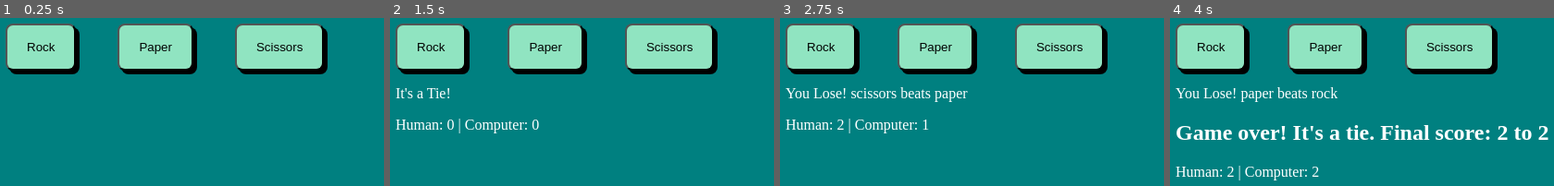
Above: before the commit, frames 1-4 (left to right).
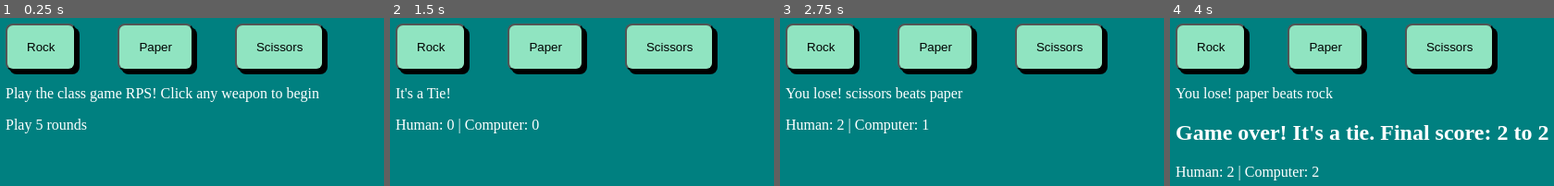
Above: after the commit, the same moments.

Repository: anjali25-bit/rps-game
Game: browser game, page index.html
Same seed, same stepped clock (60 frames per second), same inputs: the game is played once before the commit and once after it.
Inputs:
- Up to frame 1 (0.25 s): no input
- Up to frame 2 (1.5 s): click "Rock" at 1.27 s
- Up to frame 3 (2.75 s): click "Paper" at 1.87 s; click "Scissors" at 2.02 s; click "Paper" at 2.47 s
- Up to frame 4 (4 s): click "Rock" at 3.07 s; click "Scissors" at 3.67 s

The runs differ from the first frame. In frame 1, 2.7% of the frame differs, in the area x 1-84%, y 41-69%; in frame 2, nothing differs; in frame 3, 1.4%; in frame 4, 1.3%.

Commit message:
Add starting text with DOM methods

Diff:
--- a/index.html
+++ b/index.html
@@ -18,8 +18,8 @@
             <div class = "text3">Scissors</div>
         </button>
     </div>
-    <div class="result">
-    </div>
+    <div class="starttext"></div>
+    <div class="result"></div>
     <div class = "scoredisplay"> </div>
 <script src="rps-game.js"></script>
 </body>
--- a/rps-game.js
+++ b/rps-game.js
@@ -3,22 +3,34 @@
 //global array for RPS choices
 const choice = ["rock","paper","scissors"]
 
-//function to play the game
-//increase the points by 1 for the winner
-// make a final statement for the winner of the game
+//Inital scores of players
 let humanScore = 0;
 let computerScore = 0;
 let roundCount = 0;
 
-//Add DOM elements
+//Section with DOM elements and methods
 const btnRock = document.querySelector(".rock");
 
 const btnPaper = document.querySelector(".paper");
 
 const btnScissors = document.querySelector(".scissors");
 
-const roundResult = document.querySelector(".result")
 const scoreDisplay = document.querySelector(".scoredisplay");
+
+const roundResult = document.querySelector(".result");
+
+const gameStart = document.querySelector(".starttext");
+
+//Specific DOM method to create starting text
+const startText = document.createElement("p");
+startText.style.color = "white";
+startText.textContent = "Play the class game RPS! Click any weapon to begin";
+gameStart.appendChild(startText);
+
+const startText2 = document.createElement("p");
+startText2.style.color = "white";
+startText2.textContent = "Play 5 rounds";
+gameStart.appendChild(startText2);
 
 
 btnRock.addEventListener("click", () => {
@@ -35,52 +47,57 @@
 playRound('scissors', getComputerChoice());
 });
 
-//Function to run each round
-//Create "p" elements and append to roundResult
+//Create paragraph elements for text and append to roundResult
 const p = document.createElement("p");
 p.style.color = "white";
+
 const endScore = document.createElement("div");
 endScore.classList.add("endScore");
 
+//Function to run each round
+//endScore displays scoreboard to user
 function playRound(humanSelection, computerSelection){
+    if (roundCount === 0) {
+        startText.remove();
+        startText2.remove();
+    }
     if (roundCount >= 5) {
         return;
     }
     roundCount++;
     const result = roundWinner(humanSelection, computerSelection);
 
-    if(result === "It's a tie!"){
+    if(result === "Tie!"){
         p.textContent = "It's a Tie!";
     }
-    else if(result === "You win!") {
-        p.textContent = `You Win! ${humanSelection} beats ${computerSelection}`;
+    else if(result === "Win!") {
+        p.textContent = `You win! ${humanSelection} beats ${computerSelection}`;
     }
     else {
-        p.textContent = `You Lose! ${computerSelection} beats ${humanSelection}`;
+        p.textContent = `You lose! ${computerSelection} beats ${humanSelection}`;
     }
         roundResult.appendChild(p);
 
     if (roundCount === 5) {
         gameWinner ();
 }
-
     endScore.textContent = `Human: ${humanScore} | Computer: ${computerScore}`;
     endScore.style.color = "white";
     scoreDisplay.appendChild(endScore);
 }
-//Create a function to determine game winner
-//Change console.logs to DOM methods
+//Function to determine game winner
+//Uses DOM methods to display game winner
 function gameWinner() {
     const h2 = document.createElement("h2");
 
     if (humanScore >= 5) {
         h2.classList.add("human-won");
-        h2.textContent = (`Game over, you win! Final score: ${humanScore} to ${computerScore}`);
+        h2.textContent = (`Game over, you win! Final score: ${humanScore} - ${computerScore}`);
         h2.style.color = "white";
 
     } else if (computerScore >= 5) {
         h2.classList.add("computer-won");
-        h2.textContent = (`Game over, you lose! Final score: ${computerScore} to ${humanScore}`);
+        h2.textContent = (`Game over, you lose! Final score: ${computerScore} - ${humanScore}`);
         h2.style.color = "white";
 
     } else if (humanScore > computerScore) {
@@ -103,21 +120,21 @@
 
 }
 
-//write the logic to get randomly genreated input from computer
+//Logic to get randomly generated input from computer
 function getComputerChoice() {
     return choice[Math.floor(Math.random() * 3)];
 }
 
-//write the function to determine round winner
+//Function that determines round winner
 //validate the choices from human and computer inputs
-//make a return statement to the user
+//make a return statement to use in the playRound function
 function roundWinner(humanChoice, computerChoice) {
 if (humanScore === 5) {
-    return 'You win!'
+    return 'Win!'
 } else if (computerScore === 5) {
-    return 'You lose'
+    return 'Lose'
 } else if (humanChoice === computerChoice) {
-    return "It's a tie!";
+    return "Tie!";
 }
 
 else if (
@@ -126,9 +143,9 @@
 (humanChoice === "paper" && computerChoice === "rock")
 ) {
     humanScore = humanScore+1;
-    return "You win!";
+    return "Win!";
 } else {
     computerScore = computerScore+1;
-    return "You lose!";
+    return "Lose!";
 }
 }
--- a/rps-styles.css
+++ b/rps-styles.css
@@ -17,3 +17,7 @@
     border-radius: 8px;
     box-shadow: 4px 4px 0px black;
 }
+
+.rock-image {
+    background-color: #90e4c1;
+}
